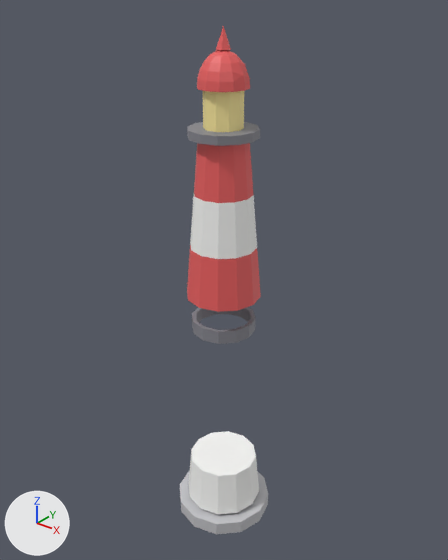
A saved change to the glTF model public/studio/v2.15.0/d_lighthouse/model.glb.
Camera for both pictures: a 50 mm camera at (5.57, -6.95, 8.92) aimed at (-0.11, 0.14, 4.52). The lights are fixed; the arrows at lower left show +X, +Y and +Z. The older version comes first. Where no turn or scale is listed for an object, it has been applied to the vertices.

In view in the first picture: 'part0', 'part1', 'part2', 'part3', 'part4', 'part5', 'part6', 'part7', 'part8', 'part9'.
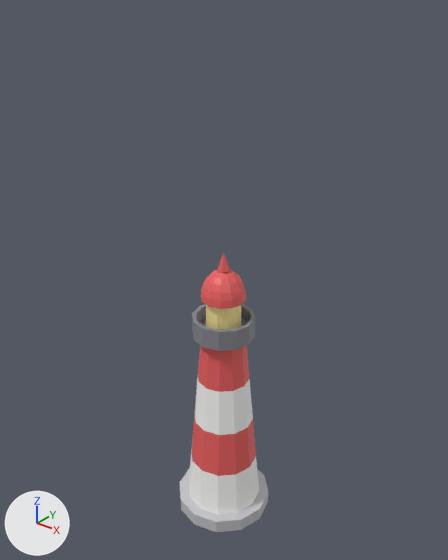
Location of each change, [x1, y1, x2, y2] in pixels of the pictures (448 x 560 px):
'part2', moved: before [187, 245, 261, 312]; after [192, 413, 256, 476]
'part3', moved: before [190, 195, 257, 259]; after [195, 378, 253, 435]
'part4', moved: before [194, 143, 254, 203]; after [198, 346, 250, 392]
'part8', moved: before [197, 50, 250, 92]; after [201, 270, 247, 309]
'part7', moved: before [203, 91, 244, 132]; after [206, 305, 241, 330]
'part5', moved: before [187, 122, 260, 146]; after [192, 317, 255, 351]
'part9', moved: before [216, 26, 231, 50]; after [217, 252, 230, 273]

Patch to the scene script:
```diff
--- a/public/studio/v2.15.0/d_lighthouse/model.glb.py
+++ b/public/studio/v2.15.0/d_lighthouse/model.glb.py
@@ me_geometry_2 @@
 # used by ob_part2; location = (0.0, 0.0, 0.0)
-me_geometry_2.from_pydata(...)  # 26 vertices, 48 faces; spans x -0.6..0.6, y -0.6..0.6, z 4.362..5.202
+me_geometry_2.from_pydata(...)  # 26 vertices, 48 faces; spans x -0.6..0.6, y -0.6..0.6, z 1.09..1.93
+# me_geometry_2 part 1: the whole mesh is moved by (0.0, 0.0, -3.272)
 me_geometry_2.materials.append(mat_defaultmaterial_002)
@@ me_geometry_3 @@
 # used by ob_part3; location = (0.0, 0.0, 0.0)
-me_geometry_3.from_pydata(...)  # 26 vertices, 48 faces; spans x -0.525..0.525, y -0.525..0.525, z 5.202..6.042
+me_geometry_3.from_pydata(...)  # 26 vertices, 48 faces; spans x -0.525..0.525, y -0.525..0.525, z 1.93..2.77
+# me_geometry_3 part 2: the whole mesh is moved by (0.0, 0.0, -3.272)
 me_geometry_3.materials.append(mat_defaultmaterial_003)
@@ me_geometry_4 @@
 # used by ob_part4; location = (0.0, 0.0, 0.0)
-me_geometry_4.from_pydata(...)  # 26 vertices, 48 faces; spans x -0.45..0.45, y -0.45..0.45, z 6.042..6.882
+me_geometry_4.from_pydata(...)  # 26 vertices, 48 faces; spans x -0.45..0.45, y -0.45..0.45, z 2.77..3.61
+# me_geometry_4 part 3: the whole mesh is moved by (0.0, 0.0, -3.272)
 me_geometry_4.materials.append(mat_defaultmaterial_004)
@@ me_geometry_5 @@
 # used by ob_part5; location = (0.0, 0.0, 0.0)
-me_geometry_5.from_pydata(...)  # 26 vertices, 48 faces; spans x -0.525..0.525, y -0.525..0.525, z 6.882..7.012
+me_geometry_5.from_pydata(...)  # 26 vertices, 48 faces; spans x -0.525..0.525, y -0.525..0.525, z 3.61..3.74
+# me_geometry_5 part 4: the whole mesh is moved by (0.0, 0.0, -3.272)
 me_geometry_5.materials.append(mat_defaultmaterial_005)
@@ me_geometry_7 @@
 # used by ob_part7; location = (0.0, 0.0, 0.0)
-me_geometry_7.from_pydata(...)  # 22 vertices, 40 faces; spans x -0.29..0.29, y -0.276..0.276, z 7.012..7.562
+me_geometry_7.from_pydata(...)  # 22 vertices, 40 faces; spans x -0.29..0.29, y -0.276..0.276, z 3.74..4.29
+# me_geometry_7 part 5: the whole mesh is moved by (0.0, 0.0, -3.272)
 me_geometry_7.materials.append(mat_defaultmaterial_007)
@@ me_geometry_8 @@
 # used by ob_part8; location = (0.0, 0.0, 0.0)
-me_geometry_8.from_pydata(...)  # 62 vertices, 120 faces; spans x -0.375..0.375, y -0.375..0.375, z 7.562..8.062
+me_geometry_8.from_pydata(...)  # 62 vertices, 120 faces; spans x -0.375..0.375, y -0.375..0.375, z 4.29..4.79
+# me_geometry_8 part 6: the whole mesh is moved by (0.0, 0.0, -3.272)
 me_geometry_8.materials.append(mat_defaultmaterial_008)
@@ me_geometry_9 @@
 # used by ob_part9; location = (0.0, 0.0, 0.0)
-me_geometry_9.from_pydata(...)  # 8 vertices, 12 faces; spans x -0.11..0.11, y -0.095..0.095, z 8.062..8.362
+me_geometry_9.from_pydata(...)  # 8 vertices, 12 faces; spans x -0.11..0.11, y -0.095..0.095, z 4.79..5.09
+# me_geometry_9 part 7: the whole mesh is moved by (0.0, 0.0, -3.272)
 me_geometry_9.materials.append(mat_defaultmaterial_009)
```
